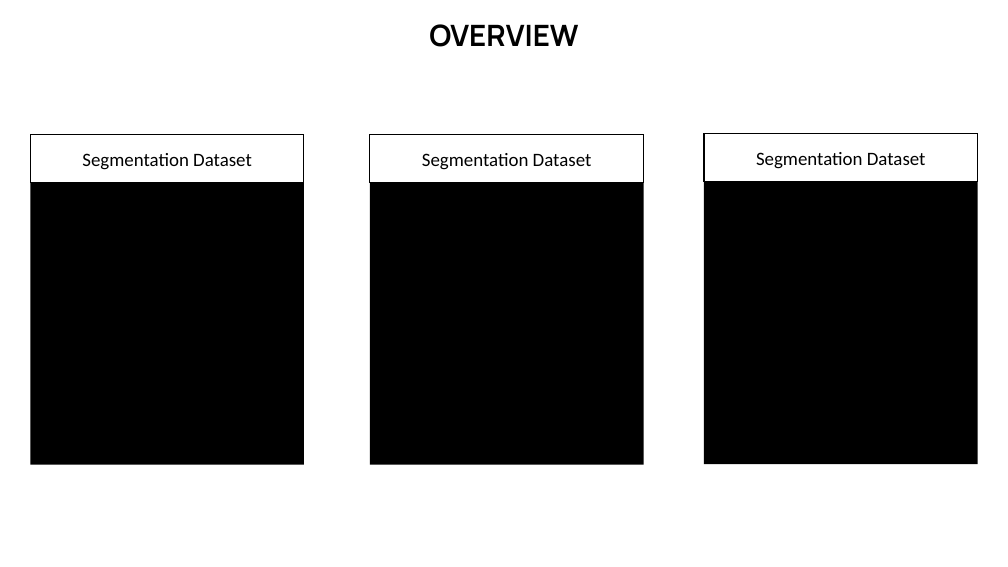
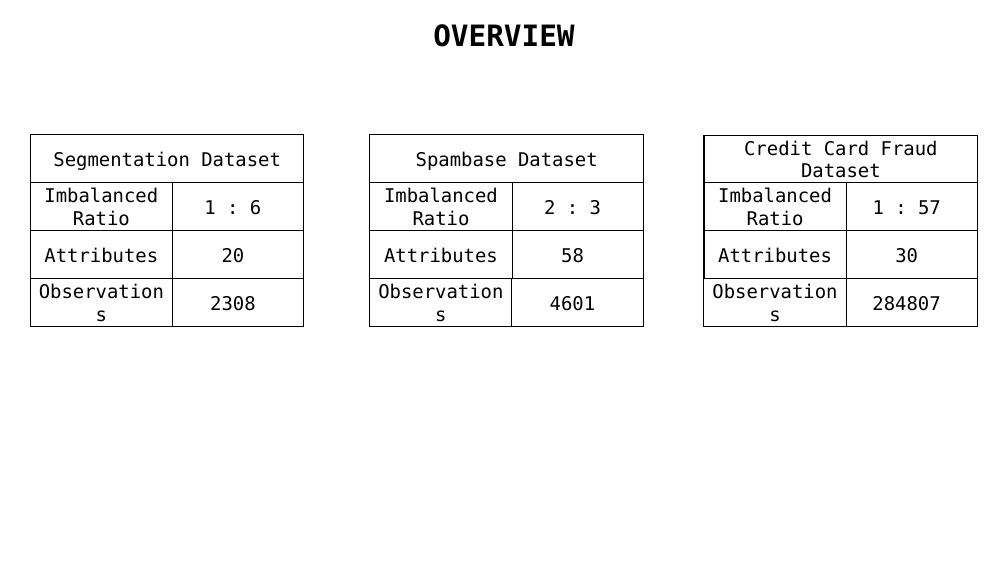
Before and after one commit to zkgz/skripsi, a slide deck: slide 1 of skripsi/Skripsi Pro/Presentation1.pptx. Drawn at 1008x567 pixels with LibreOffice and Linux fonts; fonts in the diff are those of the drawing. Boxes give left, top, right and bottom in pixels: in the first picture for what was removed or moved away, otherwise in the second. Text is boxed around its words. In the diff, an @@ line names an element or a change of style, - is before the commit and + after.

```diff
--- a/skripsi/Skripsi Pro/Presentation1.pptx
+++ b/skripsi/Skripsi Pro/Presentation1.pptx
@@ text "OVERVIEW" at box(433, 24, 574, 47): font Manrope to DejaVu Sans Mono @@
@@ rectangle "Segmentation Dataset" at box(30, 135, 304, 183): font Calibri to DejaVu Sans Mono @@
@@ rectangle removed at box(30, 135, 304, 465) @@
@@ rectangle removed at box(370, 135, 644, 465) @@
@@ rectangle removed at box(704, 134, 978, 464) @@
@@ text in rectangle at box(744, 140, 938, 178): text changed; font Calibri to DejaVu Sans Mono @@
-Segmentation Dataset
+Credit Card Fraud Dataset
@@ text in rectangle at box(416, 151, 598, 170): text changed; font Calibri to DejaVu Sans Mono @@
-Segmentation Dataset
+Spambase Dataset
@@ rectangle added at box(30, 182, 172, 231), fill #FFFFFF, outline #000000 1 pt, 18 pt, text #000000 @@
+Imbalanced Ratio
@@ rectangle added at box(162, 182, 304, 231), fill #FFFFFF, outline #000000 1 pt, 18 pt, text #000000 @@
+1 : 6
@@ rectangle added at box(370, 182, 512, 231), fill #FFFFFF, outline #000000 1 pt, 18 pt, text #000000 @@
+Imbalanced Ratio
@@ rectangle added at box(501, 182, 644, 231), fill #FFFFFF, outline #000000 1 pt, 18 pt, text #000000 @@
+2 : 3
@@ rectangle added at box(704, 182, 846, 231), fill #FFFFFF, outline #000000 1 pt, 18 pt, text #000000 @@
+Imbalanced Ratio
@@ rectangle added at box(836, 182, 978, 231), fill #FFFFFF, outline #000000 1 pt, 18 pt, text #000000 @@
+1 : 57
@@ rectangle added at box(30, 231, 172, 279), fill #FFFFFF, outline #000000 1 pt, 18 pt, text #000000 @@
+Attributes
@@ rectangle added at box(162, 231, 304, 279), fill #FFFFFF, outline #000000 1 pt, 18 pt, text #000000 @@
+20
@@ rectangle added at box(370, 231, 512, 279), fill #FFFFFF, outline #000000 1 pt, 18 pt, text #000000 @@
+Attributes
@@ rectangle added at box(501, 231, 644, 279), fill #FFFFFF, outline #000000 1 pt, 18 pt, text #000000 @@
+58
@@ rectangle added at box(704, 231, 846, 279), fill #FFFFFF, outline #000000 1 pt, 18 pt, text #000000 @@
+Attributes
@@ rectangle added at box(836, 231, 978, 279), fill #FFFFFF, outline #000000 1 pt, 18 pt, text #000000 @@
+30
@@ rectangle added at box(30, 279, 172, 327), fill #FFFFFF, outline #000000 1 pt, 18 pt, text #000000 @@
+Observations
@@ rectangle added at box(162, 279, 304, 327), fill #FFFFFF, outline #000000 1 pt, 18 pt, text #000000 @@
+2308
@@ rectangle added at box(370, 279, 512, 327), fill #FFFFFF, outline #000000 1 pt, 18 pt, text #000000 @@
+Observations
@@ rectangle added at box(501, 279, 644, 327), fill #FFFFFF, outline #000000 1 pt, 18 pt, text #000000 @@
+4601
@@ rectangle added at box(704, 279, 846, 327), fill #FFFFFF, outline #000000 1 pt, 18 pt, text #000000 @@
+Observations
@@ rectangle added at box(836, 279, 978, 327), fill #FFFFFF, outline #000000 1 pt, 18 pt, text #000000 @@
+284807
```
Also in this commit, not shown: 5 other slides changed, 6 slides added, 1 slide removed.
